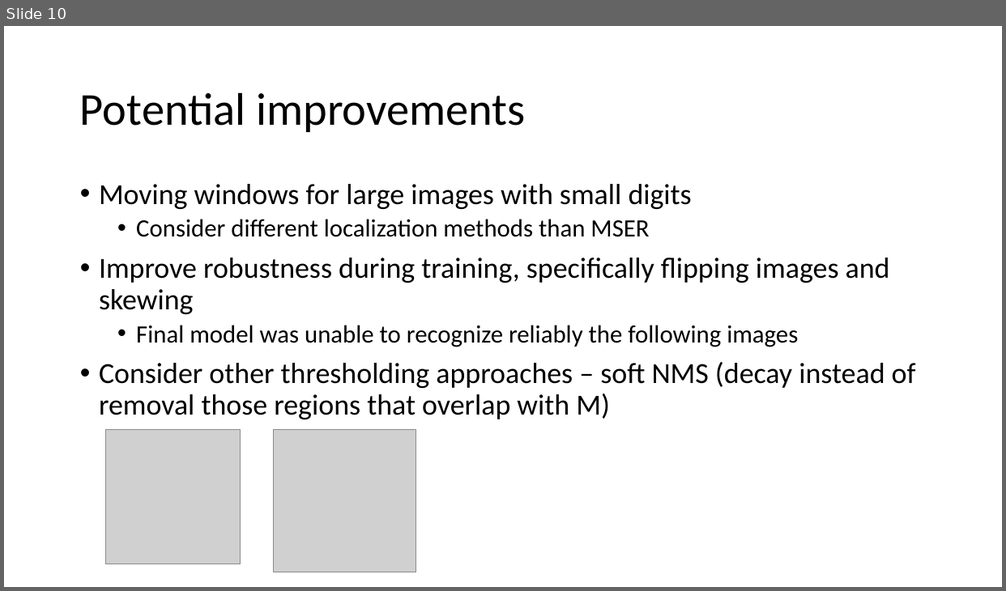
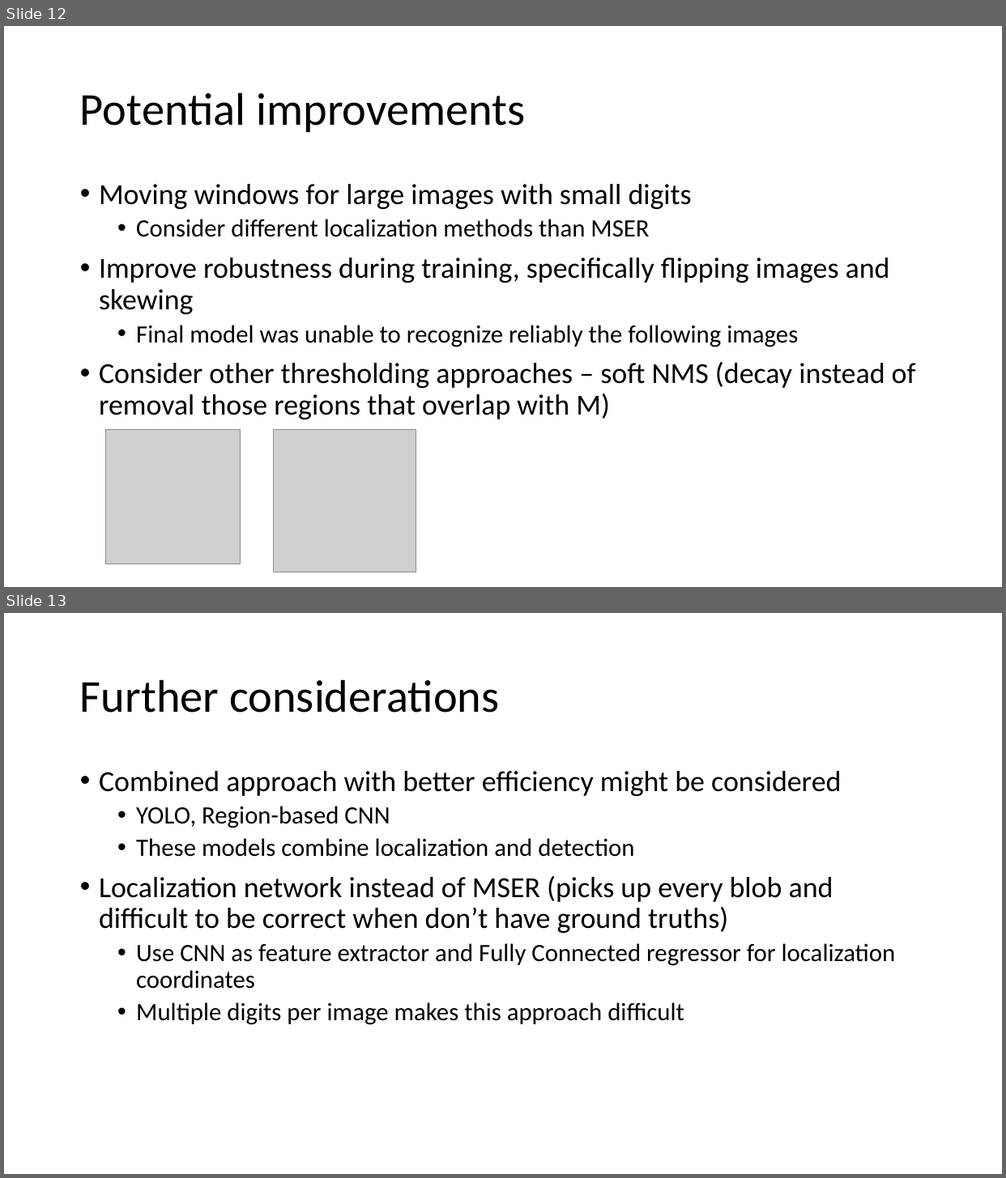
Before and after one commit to tugsag/SVHN-Recognition, a slide deck: SVHN.pptx. Shown one above the other, each under a label of ours: slide 10 before the commit, slides 12 and 13 after it. The pictures are 1006x591 and 1006x1178 pixels, drawn with LibreOffice and Linux fonts; fonts in the diff are those of the drawing; grey boxes stand for pictures. Boxes give left, top, right and bottom in pixels: in the first picture for what was removed or moved away, otherwise in the second. Text is boxed around its words. In the diff, an @@ line names an element or a change of style, - is before the commit and + after.

```diff
--- a/SVHN.pptx
+++ b/SVHN.pptx
@@ slide 13 added at <box>4,613,1002,1174</box>, background #FFFFFF @@
@@ title added at <box>80,679,500,713</box>, 44 pt, text #000000 @@
+Further considerations
@@ text added at <box>99,771,896,1025</box>, 24 pt, text #000000 @@
+• Combined approach with better efficiency might be considered
+  • YOLO, Region-based CNN
+  • These models combine localization and detection
+• Localization network instead of MSER (picks up every blob and difficult to be correct when don’t have ground truths)
+  • Use CNN as feature extractor and Fully Connected regressor for localization coordinates
+  • Multiple digits per image makes this approach difficult
@@ what was slide 10 is now slide 12 @@
```
Also in this commit, not shown: 2 slides changed, 2 other slides added.
